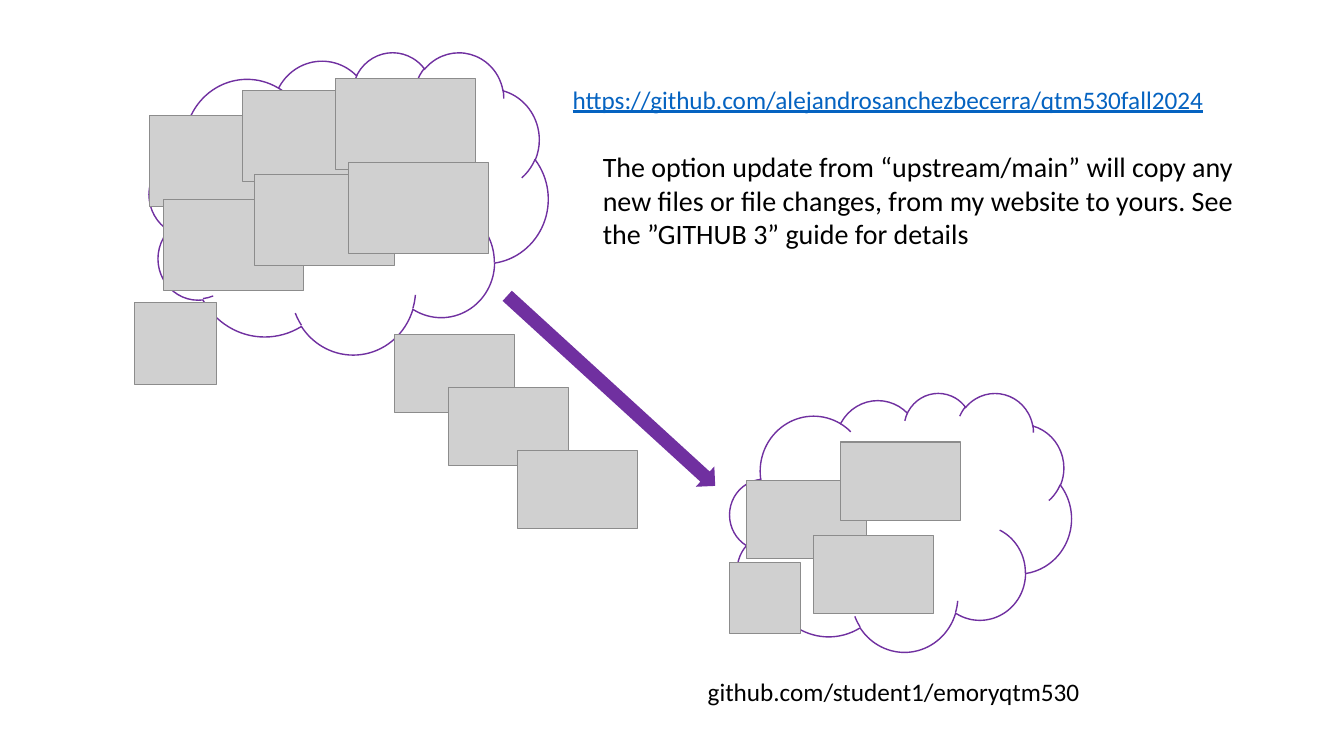
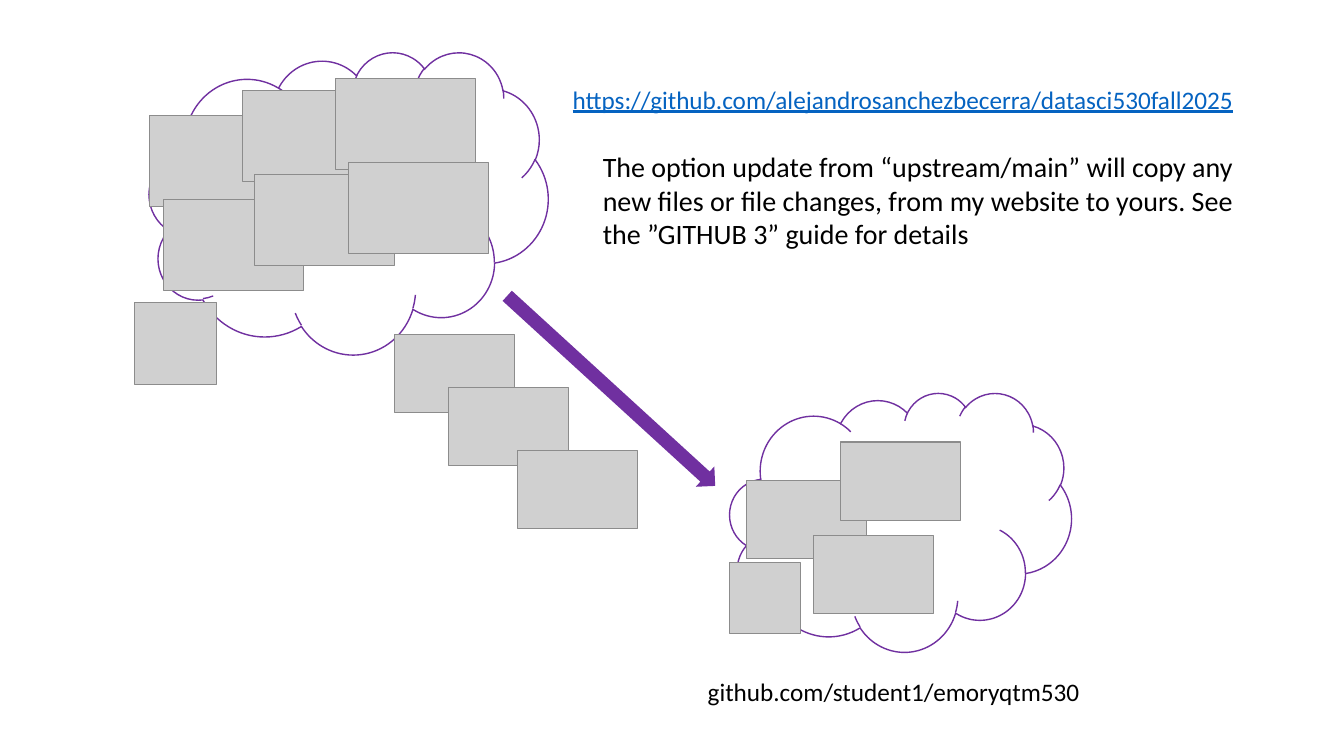
Before and after one commit to zepengzhou/computing_25fall, a slide deck: slide 9 of computing_setup/tutorials/Lecture-GithubReview.pptx. Drawn at 1344x756 pixels with LibreOffice and Linux fonts; fonts in the diff are those of the drawing; grey boxes stand for pictures. Boxes give left, top, right and bottom in pixels: in the first picture for what was removed or moved away, otherwise in the second. Text is boxed around its words. In the diff, an @@ line names an element or a change of style, - is before the commit and + after.

```diff
--- a/computing_setup/tutorials/Lecture-GithubReview.pptx
+++ b/computing_setup/tutorials/Lecture-GithubReview.pptx
@@ text at box(573, 91, 1233, 114): text changed @@
-https://github.com/alejandrosanchezbecerra/qtm530fall2024
+https://github.com/alejandrosanchezbecerra/datasci530fall2025
```
Also in this commit, not shown: 4 other slides changed, 7 other files.
